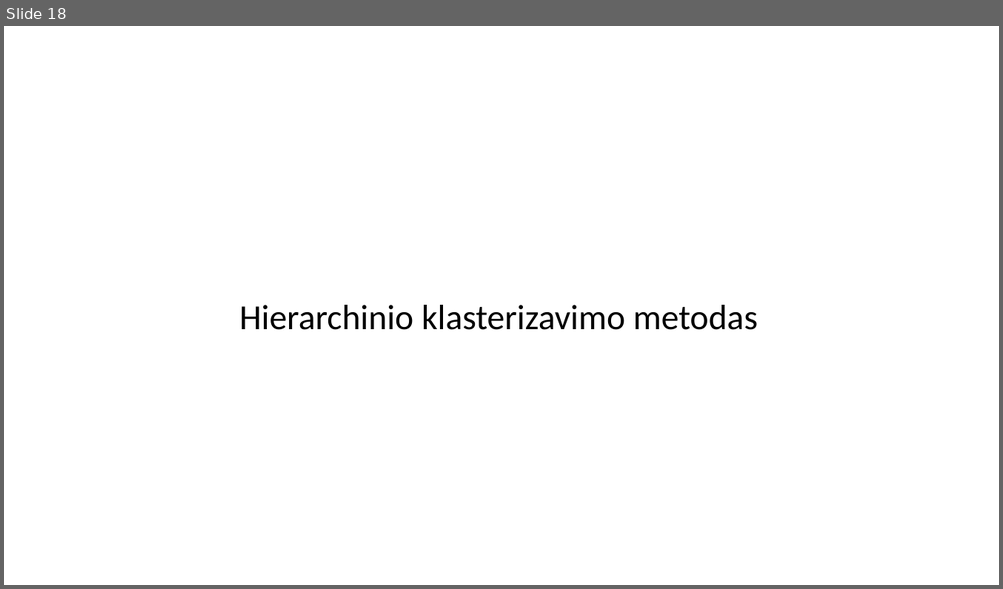
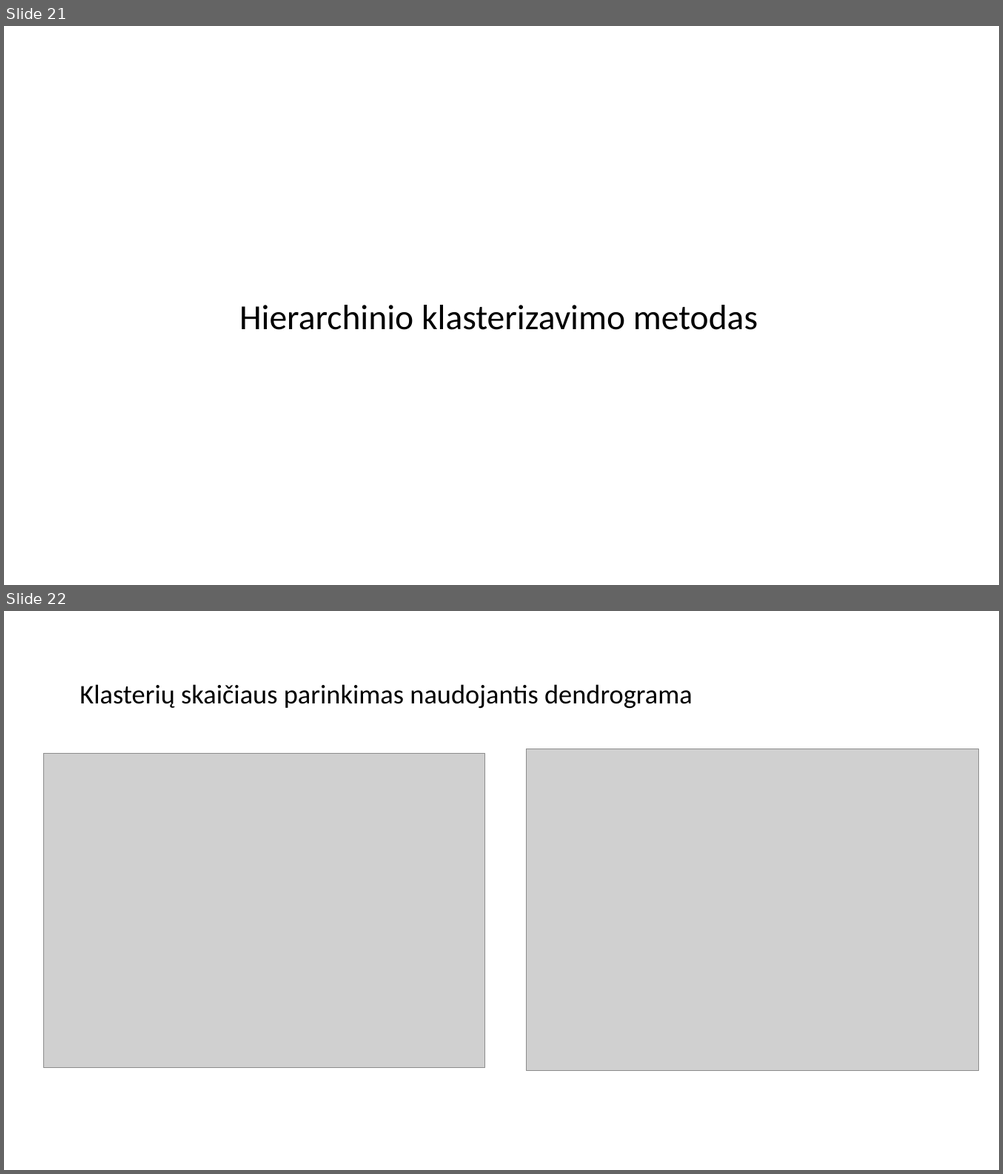
Before and after one commit to dovmar/PDVS, a slide deck: Lab_3/Pristatymas.pptx. Shown one above the other, each under a label of ours: slide 18 before the commit, slides 21 and 22 after it. The pictures are 1003x589 and 1003x1174 pixels, drawn with LibreOffice and Linux fonts; fonts in the diff are those of the drawing; grey boxes stand for pictures. Boxes give left, top, right and bottom in pixels: in the first picture for what was removed or moved away, otherwise in the second. Text is boxed around its words. In the diff, an @@ line names an element or a change of style, - is before the commit and + after.

```diff
--- a/Lab_3/Pristatymas.pptx
+++ b/Lab_3/Pristatymas.pptx
@@ slide 22 added at bbox=[4, 611, 999, 1170], background #FFFFFF @@
@@ title added at bbox=[79, 684, 692, 709], 26 pt, text #000000 @@
+Klasterių skaičiaus parinkimas naudojantis dendrograma
@@ picture added at bbox=[43, 754, 484, 1068] @@
@@ picture added at bbox=[526, 749, 979, 1071] @@
@@ what was slide 18 is now slide 21 @@
```
Also in this commit, not shown: 1 slide changed, 8 other slides added, 3 slides removed, 5 other files.
